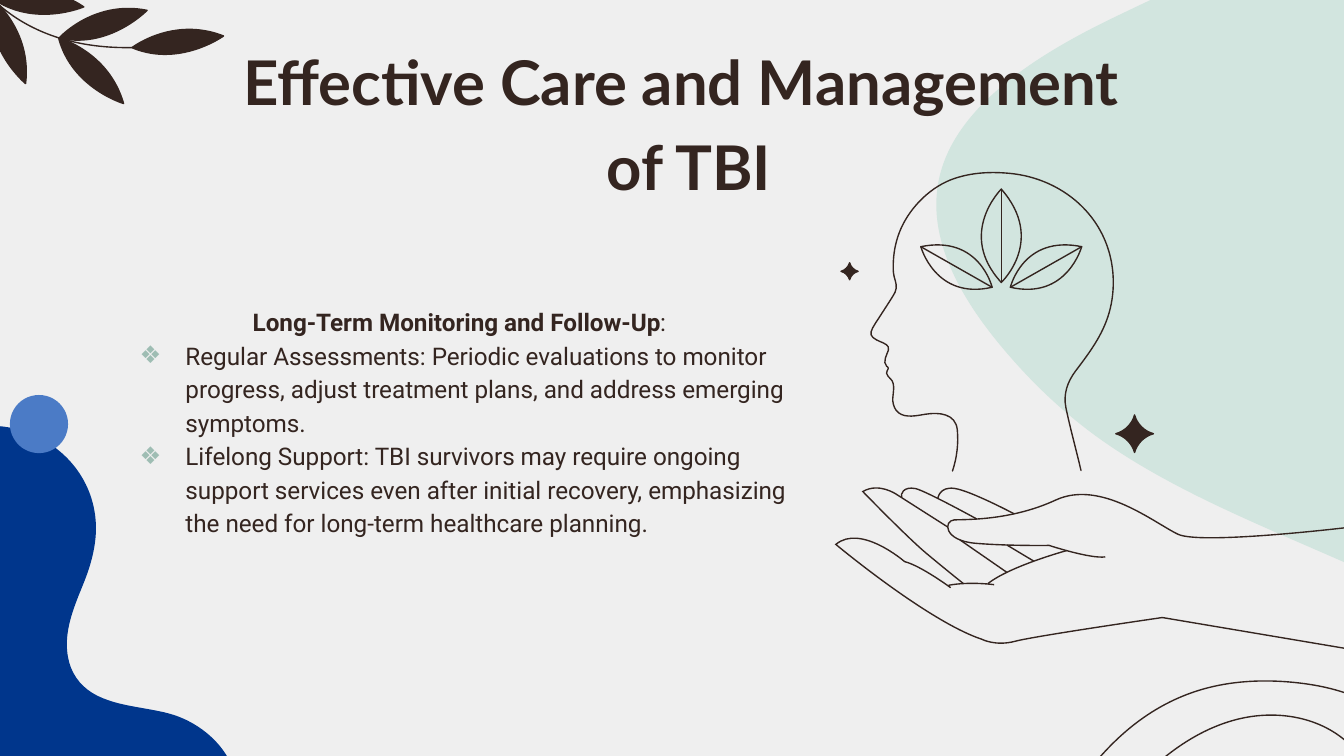
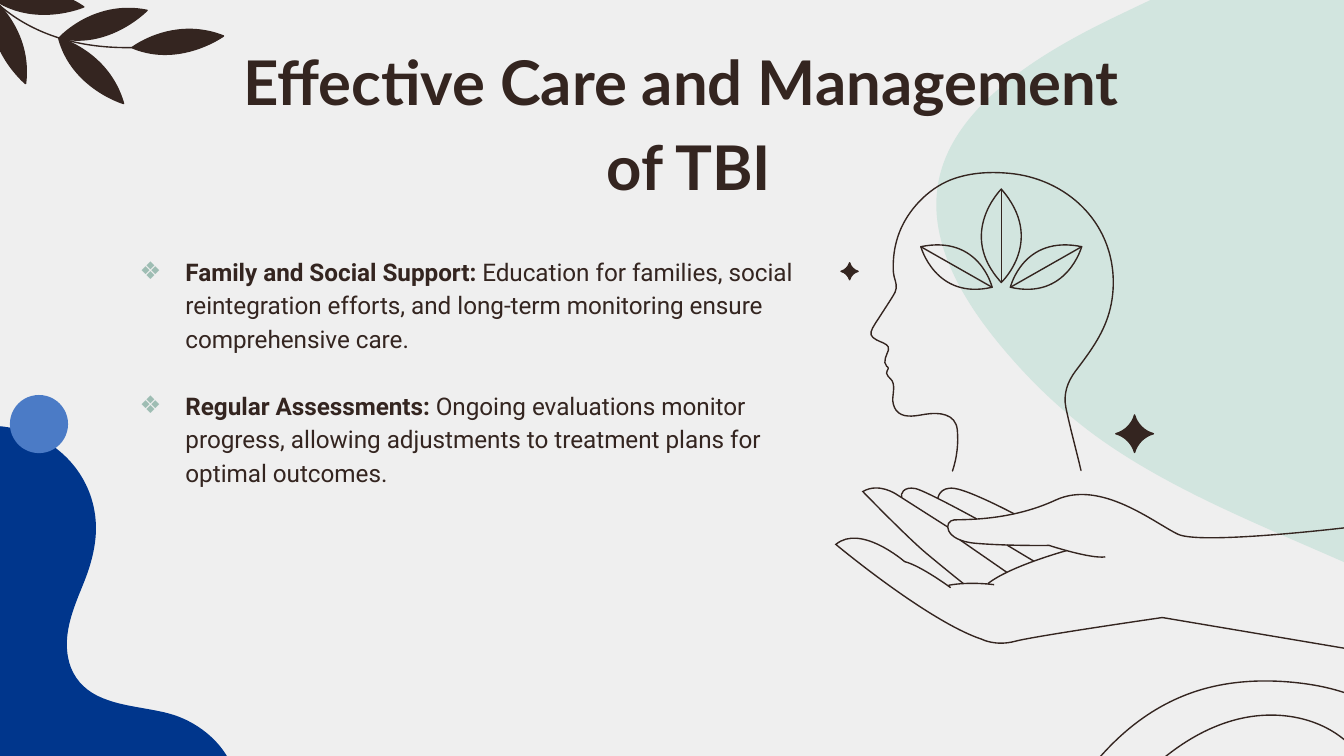
Before and after one commit to Chebet-Mercy/TBI-Traumatic-Brain-Injury, a slide deck: slide 18 of Traumatic Brain Injury.pptx (slide 19 before the commit). Drawn at 1344x756 pixels with LibreOffice and Linux fonts; fonts in the diff are those of the drawing. Boxes give left, top, right and bottom in pixels: in the first picture for what was removed or moved away, otherwise in the second. Text is boxed around its words. In the diff, an @@ line names an element or a change of style, - is before the commit and + after.

```diff
--- a/Traumatic Brain Injury.pptx
+++ b/Traumatic Brain Injury.pptx
@@ subtitle at (185, 262, 793, 487): text changed @@
-Long-Term Monitoring and Follow-Up:
-❖ Regular Assessments: Periodic evaluations to monitor progress, adjust treatment plans, and address emerging symptoms.
-❖ Lifelong Support: TBI survivors may require ongoing support services even after initial recovery, emphasizing the need for long-term healthcare planning.
+❖ Family and Social Support: Education for families, social reintegration efforts, and long-term monitoring ensure comprehensive care.
+❖ Regular Assessments: Ongoing evaluations monitor progress, allowing adjustments to treatment plans for optimal outcomes.
```
Also in this commit, not shown: 5 other slides changed, 4 slides added, 4 slides removed.
